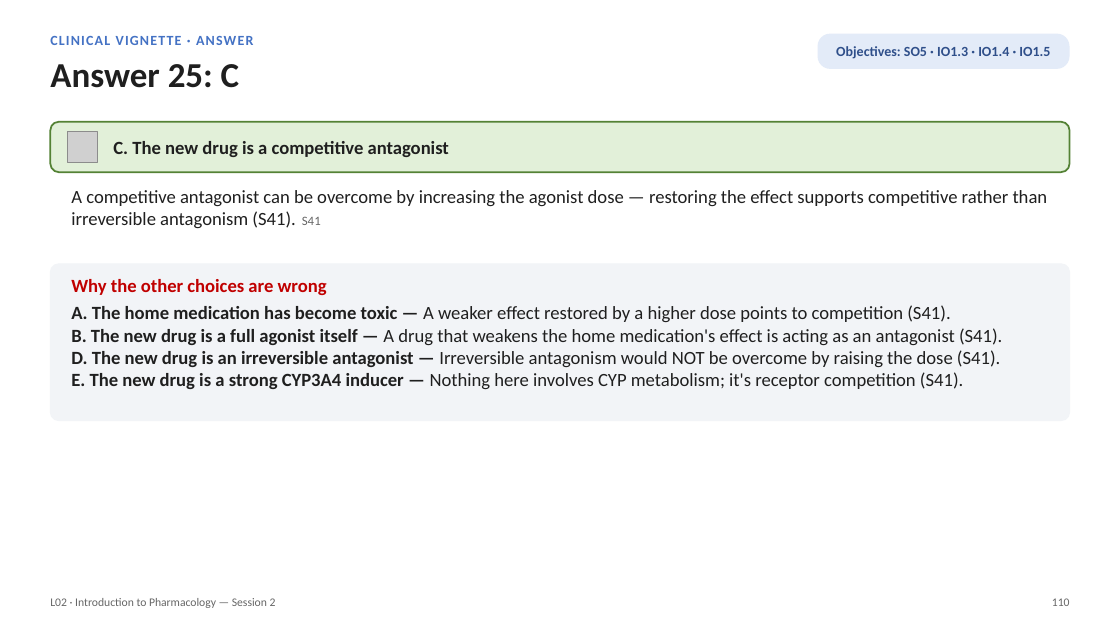
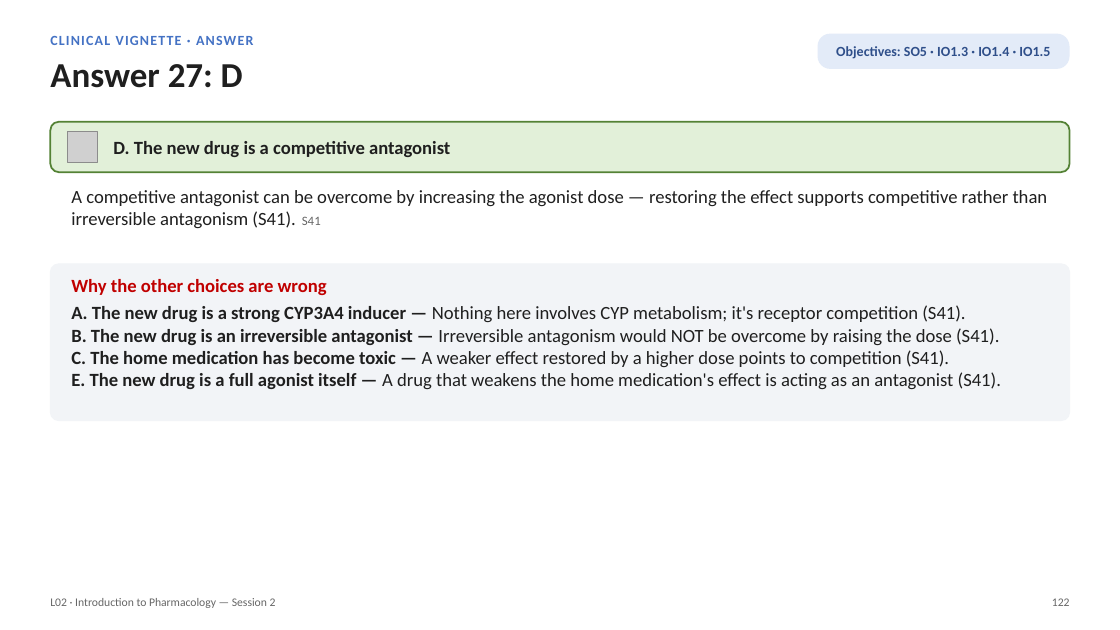
Before and after one commit to bishwokrit/DPAS-Pharm, a slide deck: slide 122 of docs/L02/L02_Unit_1_Introduction_to_Pharmacology_Session_2_study_deck.pptx (slide 110 before the commit). Drawn at 1120x630 pixels with LibreOffice and Linux fonts; fonts in the diff are those of the drawing; grey boxes stand for pictures. Boxes give left, top, right and bottom in pixels: in the first picture for what was removed or moved away, otherwise in the second. Text is boxed around its words. In the diff, an @@ line names an element or a change of style, - is before the commit and + after.

```diff
--- a/docs/L02/L02_Unit_1_Introduction_to_Pharmacology_Session_2_study_deck.pptx
+++ b/docs/L02/L02_Unit_1_Introduction_to_Pharmacology_Session_2_study_deck.pptx
@@ text at [50,64,243,88]: text changed @@
-Answer 25: C
+Answer 27: D
@@ text at [113,141,450,157]: text changed @@
-C. The new drug is a competitive antagonist
+D. The new drug is a competitive antagonist
@@ text at [71,305,1001,389]: text changed @@
-A. The home medication has become toxic — A weaker effect restored by a higher dose points to competition (S41).
-B. The new drug is a full agonist itself — A drug that weakens the home medication's effect is acting as an antagonist (S41).
-D. The new drug is an irreversible antagonist — Irreversible antagonism would NOT be overcome by raising the dose (S41).
-E. The new drug is a strong CYP3A4 inducer — Nothing here involves CYP metabolism; it's receptor competition (S41).
+A. The new drug is a strong CYP3A4 inducer — Nothing here involves CYP metabolism; it's receptor competition (S41).
+B. The new drug is an irreversible antagonist — Irreversible antagonism would NOT be overcome by raising the dose (S41).
+C. The home medication has become toxic — A weaker effect restored by a higher dose points to competition (S41).
+E. The new drug is a full agonist itself — A drug that weakens the home medication's effect is acting as an antagonist (S41).
@@ text at [1052,598,1070,606]: text changed @@
-110
+122
```
Also in this commit, not shown: 103 other slides changed, 12 slides added, 43 other files.
